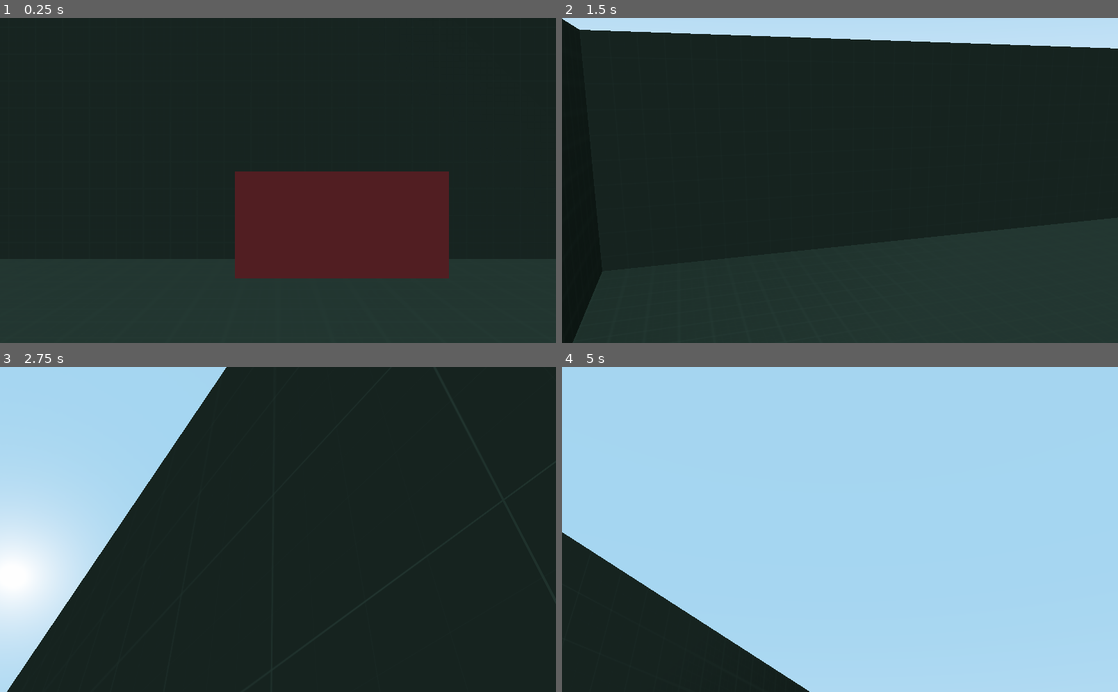
Above: before the commit, frames 1-4 (two rows, left to right).
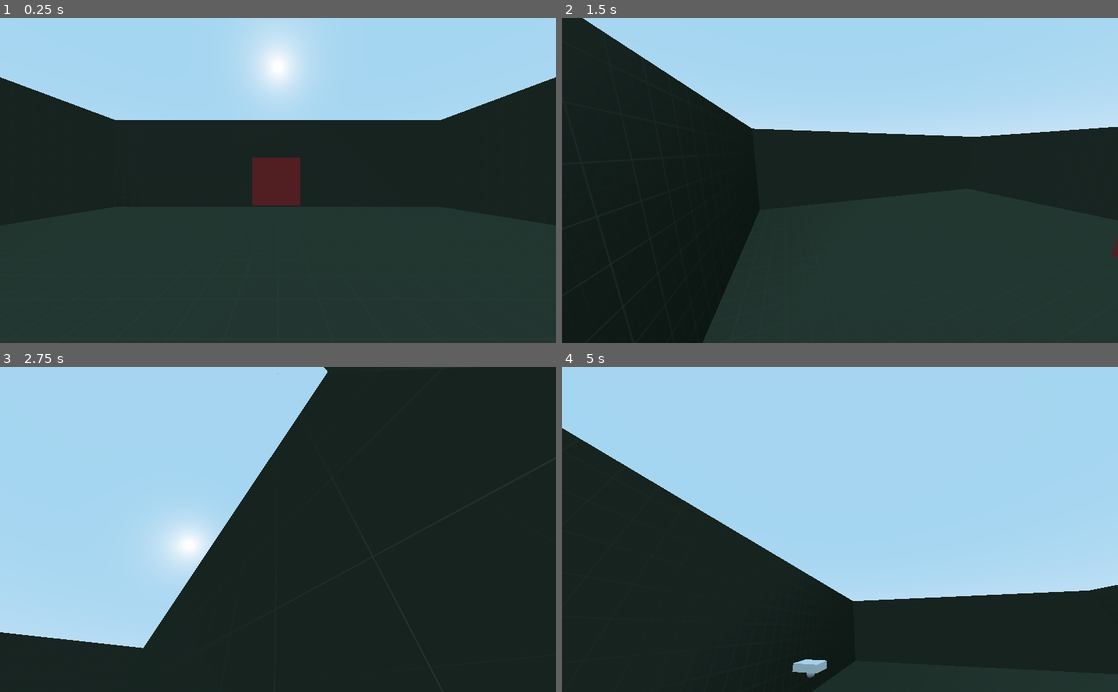
Above: after the commit, the same moments.

Repository: DocentSzachista/PiPG-demo
Game: Godot game, scene res://Main.tscn
Same seed, same stepped clock (60 frames per second), same inputs: the game is played once before the commit and once after it. The project has no main scene, so this scene is started directly.
Inputs (mouse positions are in pixels of both pictures, inside the frame that each line leads up to):
- Up to frame 1 (0.25 s): no input
- Up to frame 2 (1.5 s): move the mouse to (962, 164) at 0.52 s; hold D (move_right) 0.53-1.28 s; tap E (interact, bound only after the commit) at 0.6 s; tap Space (jump) at 0.77 s; move the mouse to (728, 196) at 1.27 s; hold S (move_backward) from 1.28 s (still down); tap W (move_foward) at 1.35 s
- Up to frame 3 (2.75 s): tap Space (jump) at 1.52 s; tap E (interact, bound only after the commit) at 1.55, 2.1 s; move the mouse to (333, 458) at 2.02 s; release S (move_backward) at 2.03 s; hold D (move_right) from 2.03 s (still down)
- Up to frame 4 (5 s): move the mouse to (812, 594) at 2.77 s; tap E (interact, bound only after the commit) at 2.85, 3.8, 4.35 s; tap Space (jump) at 3.02, 3.77, 4.52 s; move the mouse to (1006, 578) at 3.52 s; release D (move_right) at 3.53 s; hold W (move_foward) 3.53-4.28 s; hold A (move_left) from 3.53 s (still down); move the mouse to (673, 480) at 4.27 s

The runs differ from the first frame. In frame 1, 41% of the frame differs, in the area x 0-100%, y 0-81%; in frame 2, 26%; in frame 3, 22%; in frame 4, 32%.

Commit message:
add interactions with objects template

Diff:
--- a/Demo-version/Main.tscn
+++ b/Demo-version/Main.tscn
@@ -1,54 +1,87 @@
-[gd_scene load_steps=8 format=2]
+[gd_scene load_steps=11 format=2]
 
 [ext_resource path="res://assets/Player/Player.tscn" type="PackedScene" id=1]
 [ext_resource path="res://prototype-graphics/prot_dark_mat.tres" type="Material" id=2]
-[ext_resource path="res://prototype-graphics/prot_dark.png" type="Texture" id=3]
-
-[sub_resource type="BoxShape" id=3]
-extents = Vector3( 1, 0.5, 1 )
-
-[sub_resource type="SpatialMaterial" id=5]
-albedo_color = Color( 0.647059, 0.160784, 0.160784, 1 )
-refraction_enabled = true
-refraction_scale = 1.0
-refraction_texture = ExtResource( 3 )
-refraction_texture_channel = 0
-
-[sub_resource type="CubeMesh" id=4]
-material = SubResource( 5 )
-size = Vector3( 2, 1, 2 )
+[ext_resource path="res://assets/Interactibles/InteractibleBox.tscn" type="PackedScene" id=3]
+[ext_resource path="res://assets/Interactibles/Button.tscn" type="PackedScene" id=4]
+[ext_resource path="res://assets/UI/UI.tscn" type="PackedScene" id=5]
+[ext_resource path="res://assets/Interactibles/MovingPlatform.tscn" type="PackedScene" id=6]
+[ext_resource path="res://assets/Interactibles/MovingPlatform.gd" type="Script" id=7]
 
 [sub_resource type="SpatialMaterial" id=6]
 albedo_color = Color( 0.54902, 0.905882, 0.572549, 1 )
 metallic = 0.16
+
+[sub_resource type="Animation" id=7]
+length = 0.001
+tracks/0/type = "value"
+tracks/0/path = NodePath(".:translation")
+tracks/0/interp = 1
+tracks/0/loop_wrap = true
+tracks/0/imported = false
+tracks/0/enabled = true
+tracks/0/keys = {
+"times": PoolRealArray( 0 ),
+"transitions": PoolRealArray( 1 ),
+"update": 0,
+"values": [ Vector3( 1, 1.461, 8.487 ) ]
+}
+
+[sub_resource type="Animation" id=8]
+resource_name = "move"
+tracks/0/type = "value"
+tracks/0/path = NodePath(".:translation")
+tracks/0/interp = 1
+tracks/0/loop_wrap = true
+tracks/0/imported = false
+tracks/0/enabled = true
+tracks/0/keys = {
+"times": PoolRealArray( 0, 1 ),
+"transitions": PoolRealArray( 1, 1 ),
+"update": 0,
+"values": [ Vector3( 1, 1.461, 8.487 ), Vector3( 3.51929, 1.461, 8.487 ) ]
+}
 
 [node name="Main" type="Node"]
 
 [node name="Player" parent="." instance=ExtResource( 1 )]
 transform = Transform( 1, 0, 0, 0, 1, 0, 0, 0, 1, 0, 0.9888, 0 )
 
-[node name="RigidBody" type="RigidBody" parent="."]
-transform = Transform( 1, 0, 0, 0, 1, 0, 0, 0, 1, 0.59745, 1.64011, -5.52661 )
+[node name="CSGCombiner" type="CSGCombiner" parent="."]
+transform = Transform( 1, 0, 0, 0, 1, 0, 0, 0, 1, 0, 2.84808, 0 )
+use_collision = true
 
-[node name="CollisionShape" type="CollisionShape" parent="RigidBody"]
-shape = SubResource( 3 )
-
-[node name="MeshInstance" type="MeshInstance" parent="RigidBody"]
-mesh = SubResource( 4 )
-material/0 = null
-
-[node name="MainCSGBox" type="CSGBox" parent="."]
-transform = Transform( 1, 0, 0, 0, 1, 0, 0, 0, 1, 0, 2.65598, 0 )
+[node name="MainCSGBox" type="CSGBox" parent="CSGCombiner"]
+transform = Transform( 1, 0, 0, 0, 1, 0, 0, 0, 1, 0, -0.192096, 0 )
 use_collision = true
 width = 20.0
 height = 5.0
 depth = 20.0
 material = SubResource( 6 )
 
-[node name="SubstractCSGBox" type="CSGBox" parent="MainCSGBox"]
+[node name="SubstractCSGBox" type="CSGBox" parent="CSGCombiner/MainCSGBox"]
 transform = Transform( 1, 0, 0, 0, 1, 0, 0, 0, 1, 0, 0.192096, 0 )
 operation = 2
 width = 18.0
 height = 5.0
 depth = 18.0
 material = ExtResource( 2 )
+
+[node name="InteractibleBox" parent="." instance=ExtResource( 3 )]
+transform = Transform( 1, 0, 0, 0, 1, 0, 0, 0, 1, -0.0376412, 2.03381, -3.88203 )
+mass = 1.0
+
+[node name="Button" parent="." instance=ExtResource( 4 )]
+transform = Transform( 1, 0, 0, 0, 1, 0, 0, 0, 1, 0, 1.13978, 8.95727 )
+interactible_text = "Button"
+interactible_path = NodePath("../MovingPlatform")
+
+[node name="Control" parent="." instance=ExtResource( 5 )]
+
+[node name="MovingPlatform" parent="." instance=ExtResource( 6 )]
+transform = Transform( 1, 0, 0, 0, 1, 0, 0, 0, 1, 1, 1.461, 8.487 )
+script = ExtResource( 7 )
+
+[node name="AnimationPlayer" type="AnimationPlayer" parent="MovingPlatform"]
+anims/RESET = SubResource( 7 )
+anims/move = SubResource( 8 )
--- /dev/null
+++ b/Demo-version/assets/Interactibles/Button.gd
@@ -0,0 +1,18 @@
+extends Area
+
+export var interactible_text : String
+export var interactible_path : NodePath
+var interactible_obj
+
+func _ready():
+	add_to_group("interactibles")
+	interactible_obj = get_node(interactible_path)
+	assert(interactible_obj.has_method("accept_interaction") == true, "Object %s has no 'accept_interaction()' method" % interactible_obj.name)
+
+
+func interact()->void:
+	_perform_interaction()
+
+
+func _perform_interaction()->void:
+	interactible_obj.accept_interaction()
--- /dev/null
+++ b/Demo-version/assets/Interactibles/Button.tscn
@@ -0,0 +1,20 @@
+[gd_scene load_steps=4 format=2]
+
+[ext_resource path="res://assets/Interactibles/Button.gd" type="Script" id=1]
+
+[sub_resource type="SphereShape" id=1]
+radius = 0.25
+
+[sub_resource type="SphereMesh" id=2]
+radius = 0.25
+height = 0.5
+
+[node name="Button" type="Area"]
+script = ExtResource( 1 )
+
+[node name="CollisionShape" type="CollisionShape" parent="."]
+shape = SubResource( 1 )
+
+[node name="MeshInstance" type="MeshInstance" parent="."]
+mesh = SubResource( 2 )
+material/0 = null
--- /dev/null
+++ b/Demo-version/assets/Interactibles/InteractibleBox.gd
@@ -0,0 +1,10 @@
+extends Node
+
+
+# Called when the node enters the scene tree for the first time.
+func _ready() -> void:
+	add_to_group("pickup-objects")
+
+func interact() ->void:
+	#TODO: implement
+	pass
--- /dev/null
+++ b/Demo-version/assets/Interactibles/InteractibleBox.tscn
@@ -0,0 +1,28 @@
+[gd_scene load_steps=5 format=2]
+
+[ext_resource path="res://prototype-graphics/prot_dark.png" type="Texture" id=1]
+
+[sub_resource type="BoxShape" id=6]
+extents = Vector3( 0.5, 0.5, 0.5 )
+
+[sub_resource type="SpatialMaterial" id=5]
+albedo_color = Color( 0.647059, 0.160784, 0.160784, 1 )
+refraction_enabled = true
+refraction_scale = 1.0
+refraction_texture = ExtResource( 1 )
+refraction_texture_channel = 0
+
+[sub_resource type="CubeMesh" id=7]
+material = SubResource( 5 )
+size = Vector3( 1, 1, 1 )
+
+[node name="InteractibleBox" type="RigidBody"]
+transform = Transform( 1, 0, 0, 0, 1, 0, 0, 0, 1, 0.59745, 0.726049, 0.229394 )
+mass = 0.01
+
+[node name="CollisionShape" type="CollisionShape" parent="."]
+shape = SubResource( 6 )
+
+[node name="MeshInstance" type="MeshInstance" parent="."]
+mesh = SubResource( 7 )
+material/0 = null
--- /dev/null
+++ b/Demo-version/assets/Interactibles/MovingPlatform.gd
@@ -0,0 +1,24 @@
+extends KinematicBody
+
+
+
+onready var _animation_player = $AnimationPlayer
+export var animation_name = "move"
+var _play_return = false
+
+
+func _ready():
+	add_to_group("interactibles")
+	assert(_animation_player.has_animation(animation_name), "Animation: %s doesn't exist" % animation_name)
+
+func accept_interaction()->void:
+	 _move_platform()
+
+func _move_platform():
+	if _animation_player.is_playing():
+		return
+	elif _play_return:
+		_animation_player.play_backwards("move")
+	else:
+		_animation_player.play("move")
+	_play_return = not _play_return
--- /dev/null
+++ b/Demo-version/assets/Interactibles/MovingPlatform.tscn
@@ -0,0 +1,16 @@
+[gd_scene load_steps=3 format=2]
+
+[sub_resource type="BoxShape" id=1]
+extents = Vector3( 0.5, 0.125, 0.5 )
+
+[sub_resource type="CubeMesh" id=2]
+size = Vector3( 1, 0.25, 1 )
+
+[node name="MovingPlatform" type="KinematicBody"]
+
+[node name="CollisionShape" type="CollisionShape" parent="."]
+shape = SubResource( 1 )
+
+[node name="MeshInstance" type="MeshInstance" parent="."]
+mesh = SubResource( 2 )
+material/0 = null
--- a/Demo-version/assets/Player/InteractionHandler.gd
+++ b/Demo-version/assets/Player/InteractionHandler.gd
@@ -1,23 +1,62 @@
 extends Spatial
 
-
-# Declare member variables here. Examples:
-# var a = 2
-# var b = "text"
+export var drop_distance := 1.5
+export var max_grab_mass := 2.0
+export var velocity_mult := 1.0
 
 onready var _raycast := $InteractionRayCast
+onready var _interaction_label = get_node("/root/Main/Control/InteractionLabel")
 
+var _picked_object : RigidBody
+var _last_interact_obj = null
 # Called when the node enters the scene tree for the first time.
 func _ready():
-	pass # Replace with function body.
+	_set_text(null) # Replace with function body.
 
-func _physics_process(delta):
-	if  _raycast.is_colliding():
-		print("cos \n 1")
+func _physics_process(_delta : float):
+	if _picked_object == null:
+		_check_interactions()
+	else:
+		_update_held_rb()
+
+
+# check for items that can be interacted with
+func _check_interactions()->void:
+
+	if  _raycast.is_colliding() :
+		#print("colide")
+		var collider = _raycast.get_collider()
+		if   collider is RigidBody:
+			_picked_object = _raycast.get_collider() as RigidBody
+			_raycast.enabled = false
+		elif collider.is_in_group("interactibles")  && collider.has_method("interact") :
+			_set_text(collider.interactible_text)
+			if Input.is_action_just_pressed("interact"):
+				collider.interact()
 	else:
 		print("Not coliding")
+		_set_text(null)
 
 
-# Called every frame. 'delta' is the elapsed time since the previous frame.
-#func _process(delta):
-#	pass
+
+# Updates the held rigidbody velocity and held state
+func _update_held_rb() -> void:
+	var direction := global_transform.origin - _picked_object.global_transform.origin
+	if direction.length() > drop_distance:
+		_drop_rb()
+	else:
+		_picked_object.linear_velocity =  direction * velocity_mult
+
+# Drops the held rigidbody
+func _drop_rb() -> void:
+	_picked_object = null
+	_raycast.enabled = true
+
+
+func _set_text(text)->void:
+	if text == null:
+		_interaction_label.set_text("")
+		_interaction_label.set_visible(false)
+	else:
+		_interaction_label.set_text("Press E to interact with %s" % text)
+		_interaction_label.set_visible(true)
--- a/Demo-version/assets/Player/Player.gd
+++ b/Demo-version/assets/Player/Player.gd
@@ -6,7 +6,7 @@
 export var jump_height := 2.5
 export var gravity := 20.0
 export var sensitivity := 1.0
-
+export var push_strength = 2.0
 # SCRIPT VARIABLES
 var _velocity = Vector3.ZERO
 
@@ -49,7 +49,7 @@
 	_velocity = _velocity.linear_interpolate( _get_move_dir() * speed, acc * delta)
 	_velocity.y = curr_y
 	_velocity = move_and_slide_with_snap(_velocity, snap, Vector3.UP,  false, 4, PI/4, false)
-
+	_push_rigid_bodies()
 
 ##
 #   PRIVATE SECTION
@@ -61,3 +61,13 @@
 	move_direction.x = Input.get_action_strength("move_right") - Input.get_action_strength("move_left")
 	move_direction.z = Input.get_action_strength("move_backward") - Input.get_action_strength("move_foward")
 	return move_direction.rotated(Vector3.UP,  global_transform.basis.get_euler().y).normalized()
+
+func _push_rigid_bodies() -> void:
+	var push_force = _velocity * push_strength
+	for i in get_slide_count():
+		var collision := get_slide_collision(i)
+		if collision.collider is RigidBody:
+			var rb : RigidBody = collision.collider
+			if is_on_floor() and collision.normal.is_equal_approx(get_floor_normal()) or rb.mode != RigidBody.MODE_RIGID:
+				continue
+			rb.add_force(push_force, collision.normal)
--- a/Demo-version/assets/Player/Player.tscn
+++ b/Demo-version/assets/Player/Player.tscn
@@ -16,14 +16,15 @@
 
 [node name="Camera" type="Camera" parent="Head"]
 transform = Transform( 1, 0, 0, 0, 1, 0, 0, 0, 1, 0, 0.0986278, -0.00166374 )
-fov = 37.1
+fov = 90.0
 
 [node name="Spatial" type="Spatial" parent="Head"]
 transform = Transform( 1, 0, 0, 0, 1, 0, 0, 0, 1, 0, 0.00278246, 0 )
 script = ExtResource( 2 )
+velocity_mult = 10.0
 
 [node name="InteractionRayCast" type="RayCast" parent="Head/Spatial"]
-transform = Transform( 1, 0, 0, 0, 1, 0, 0, 0, 1, 0, 0, -0.440341 )
+transform = Transform( 1, 0, 0, 0, 1, 0, 0, 0, 1, 0, 0, -0.00501674 )
 enabled = true
 cast_to = Vector3( 0, 0, -2 )
 collide_with_areas = true
--- /dev/null
+++ b/Demo-version/assets/UI/UI.tscn
@@ -0,0 +1,13 @@
+[gd_scene format=2]
+
+[node name="Control" type="Control"]
+margin_right = 1026.0
+margin_bottom = 600.0
+
+[node name="InteractionLabel" type="Label" parent="."]
+margin_top = 561.0
+margin_right = 1022.0
+margin_bottom = 599.0
+text = "Press E to interact "
+align = 1
+valign = 1
--- a/Demo-version/project.godot
+++ b/Demo-version/project.godot
@@ -48,26 +48,36 @@
 move_left={
 "deadzone": 0.5,
 "events": [ Object(InputEventKey,"resource_local_to_scene":false,"resource_name":"","device":0,"alt":false,"shift":false,"control":false,"meta":false,"command":false,"pressed":false,"scancode":0,"physical_scancode":65,"unicode":0,"echo":false,"script":null)
+, Object(InputEventKey,"resource_local_to_scene":false,"resource_name":"","device":0,"alt":false,"shift":false,"control":false,"meta":false,"command":false,"pressed":false,"scancode":65,"physical_scancode":0,"unicode":0,"echo":false,"script":null)
  ]
 }
 move_right={
 "deadzone": 0.5,
 "events": [ Object(InputEventKey,"resource_local_to_scene":false,"resource_name":"","device":0,"alt":false,"shift":false,"control":false,"meta":false,"command":false,"pressed":false,"scancode":0,"physical_scancode":68,"unicode":0,"echo":false,"script":null)
+, Object(InputEventKey,"resource_local_to_scene":false,"resource_name":"","device":0,"alt":false,"shift":false,"control":false,"meta":false,"command":false,"pressed":false,"scancode":68,"physical_scancode":0,"unicode":0,"echo":false,"script":null)
  ]
 }
 move_foward={
 "deadzone": 0.5,
 "events": [ Object(InputEventKey,"resource_local_to_scene":false,"resource_name":"","device":0,"alt":false,"shift":false,"control":false,"meta":false,"command":false,"pressed":false,"scancode":0,"physical_scancode":87,"unicode":0,"echo":false,"script":null)
+, Object(InputEventKey,"resource_local_to_scene":false,"resource_name":"","device":0,"alt":false,"shift":false,"control":false,"meta":false,"command":false,"pressed":false,"scancode":87,"physical_scancode":0,"unicode":0,"echo":false,"script":null)
  ]
 }
 move_backward={
 "deadzone": 0.5,
 "events": [ Object(InputEventKey,"resource_local_to_scene":false,"resource_name":"","device":0,"alt":false,"shift":false,"control":false,"meta":false,"command":false,"pressed":false,"scancode":0,"physical_scancode":83,"unicode":0,"echo":false,"script":null)
+, Object(InputEventKey,"resource_local_to_scene":false,"resource_name":"","device":0,"alt":false,"shift":false,"control":false,"meta":false,"command":false,"pressed":false,"scancode":83,"physical_scancode":0,"unicode":0,"echo":false,"script":null)
  ]
 }
 jump={
 "deadzone": 0.5,
 "events": [ Object(InputEventKey,"resource_local_to_scene":false,"resource_name":"","device":0,"alt":false,"shift":false,"control":false,"meta":false,"command":false,"pressed":false,"scancode":0,"physical_scancode":32,"unicode":0,"echo":false,"script":null)
+, Object(InputEventKey,"resource_local_to_scene":false,"resource_name":"","device":0,"alt":false,"shift":false,"control":false,"meta":false,"command":false,"pressed":false,"scancode":32,"physical_scancode":0,"unicode":0,"echo":false,"script":null)
+ ]
+}
+interact={
+"deadzone": 0.5,
+"events": [ Object(InputEventKey,"resource_local_to_scene":false,"resource_name":"","device":0,"alt":false,"shift":false,"control":false,"meta":false,"command":false,"pressed":false,"scancode":0,"physical_scancode":69,"unicode":0,"echo":false,"script":null)
  ]
 }
 
